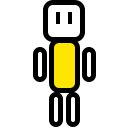
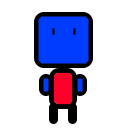
Layers edited between the first and the second 128 x 128 image:
hid group "Outline" (6 layers) over (x1=33, y1=0, x2=96, y2=127)
hid group "Eyes" (1 layers) over (x1=56, y1=12, x2=72, y2=24)
hid group "Colours" (8 layers) over (x1=50, y1=39, x2=80, y2=92)
added layer "Rounded Rectangle 4 copy 2" above "Rounded Rectangle 4 copy" over (x1=34, y1=12, x2=93, y2=124)
